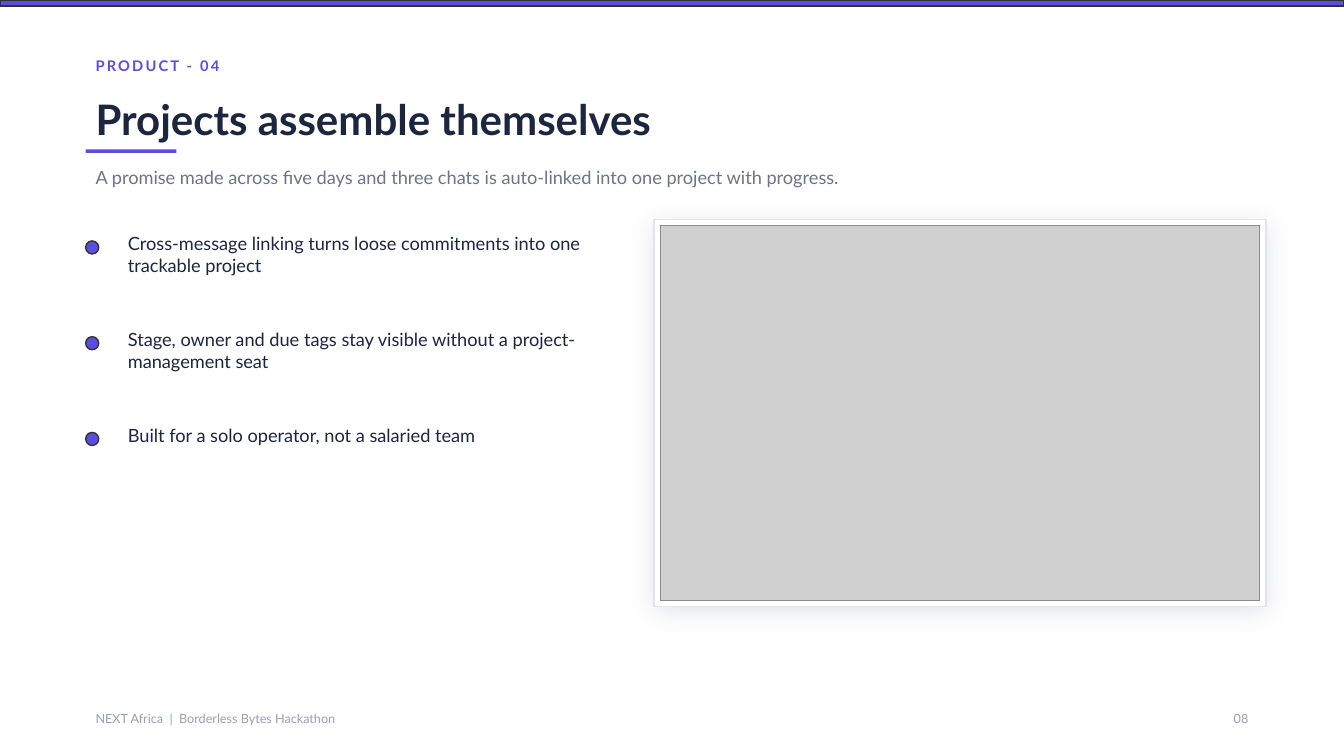
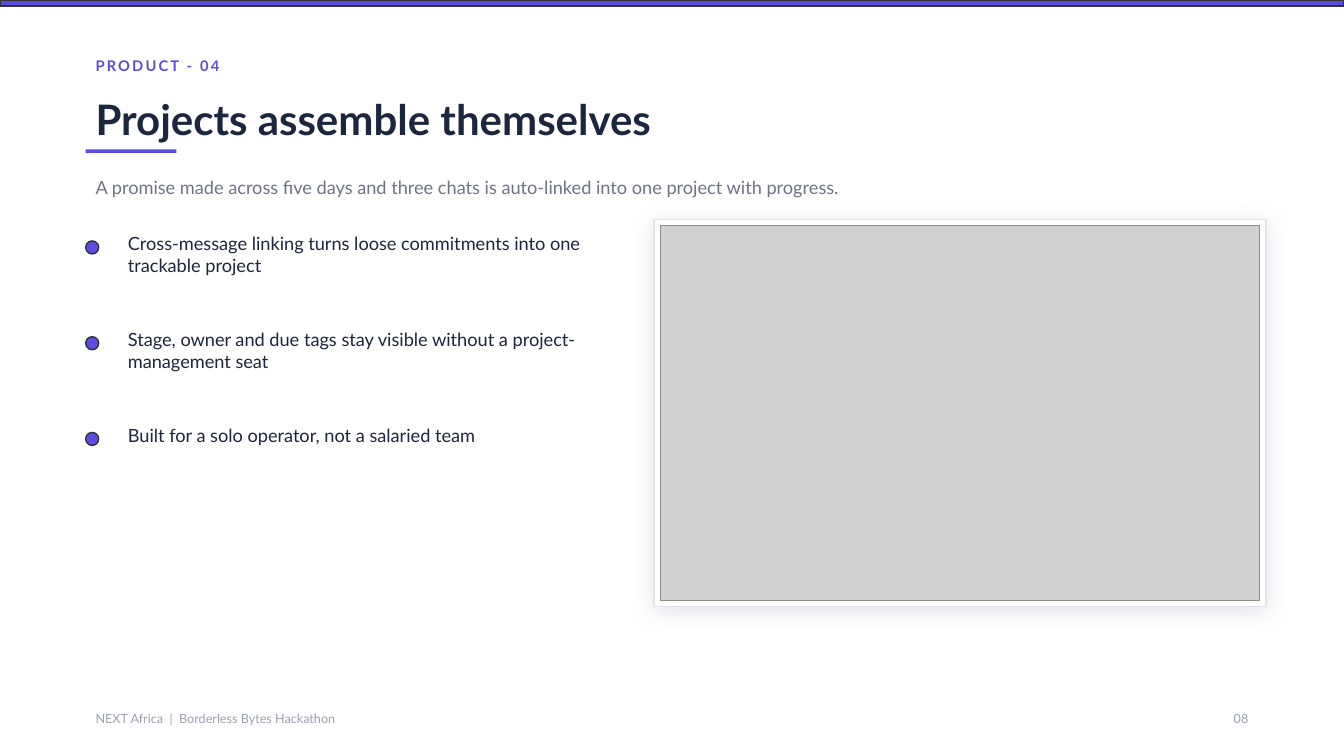
Before and after one commit to opeblow/next-africa, a slide deck: slide 8 of docs/NEXT-Africa-Deck.pptx. Drawn at 1344x756 pixels with LibreOffice and Linux fonts; fonts in the diff are those of the drawing; grey boxes stand for pictures. Boxes give left, top, right and bottom in pixels: in the first picture for what was removed or moved away, otherwise in the second. Text is boxed around its words. In the diff, an @@ line names an element or a change of style, - is before the commit and + after.

Commit message:
docs: fix text clipping in deck card and subtitle boxes

```diff
--- a/docs/NEXT-Africa-Deck.pptx
+++ b/docs/NEXT-Africa-Deck.pptx
@@ text "A promise made across five ...": place and size @@
-text "A promise made across five ..." at (96,170,839,188)
+text "A promise made across five ..." at (96,180,839,198)
```
Also in this commit, not shown: 11 other slides changed, 1 other file.
